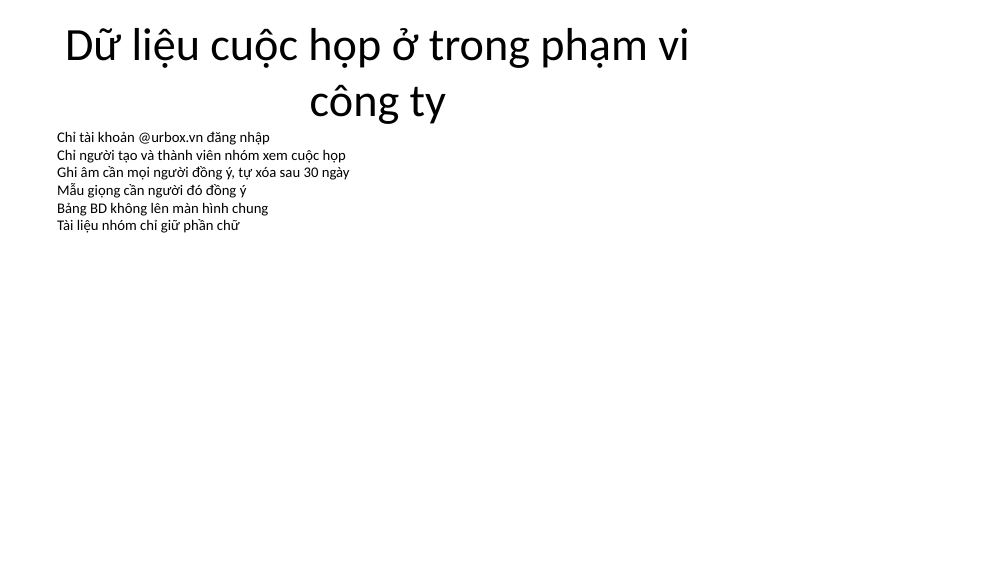
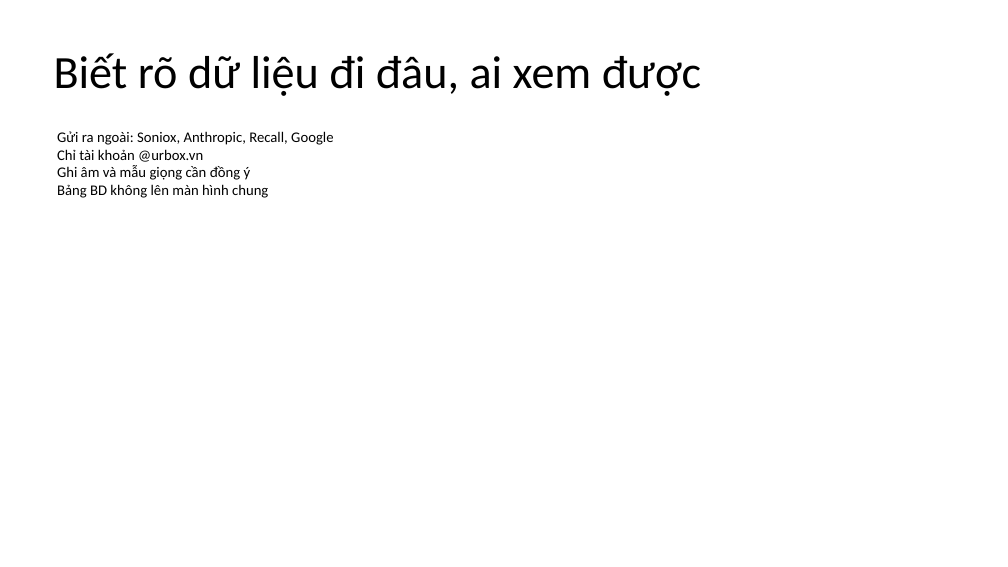
Before and after one commit to phucbh-hue/metting-assistant, a slide deck: slide 13 of slides/demo/UrBox Meeting Copilot - Demo 10.2026.pptx (slide 11 before the commit). Drawn at 1008x567 pixels with LibreOffice and Linux fonts; fonts in the diff are those of the drawing; background and template pictures are left out. Boxes give left, top, right and bottom in pixels: in the first picture for what was removed or moved away, otherwise in the second. Text is boxed around its words. In the diff, an @@ line names an element or a change of style, - is before the commit and + after.

```diff
--- a/slides/demo/UrBox Meeting Copilot - Demo 10.2026.pptx
+++ b/slides/demo/UrBox Meeting Copilot - Demo 10.2026.pptx
@@ title at (54,53,701,96): text changed @@
-Dữ liệu cuộc họp ở trong phạm vi công ty
+Biết rõ dữ liệu đi đâu, ai xem được
@@ text at (57,131,333,180): text changed @@
-Chỉ tài khoản @urbox.vn đăng nhập
-Chỉ người tạo và thành viên nhóm xem cuộc họp
-Ghi âm cần mọi người đồng ý, tự xóa sau 30 ngày
-Mẫu giọng cần người đó đồng ý
+Gửi ra ngoài: Soniox, Anthropic, Recall, Google
+Chỉ tài khoản @urbox.vn
+Ghi âm và mẫu giọng cần đồng ý
@@ text at (57,219,240,233): paragraph removed @@
-Tài liệu nhóm chỉ giữ phần chữ
```
Also in this commit, not shown: 7 other slides changed, 7 slides added, 5 slides removed, 9 other files.
